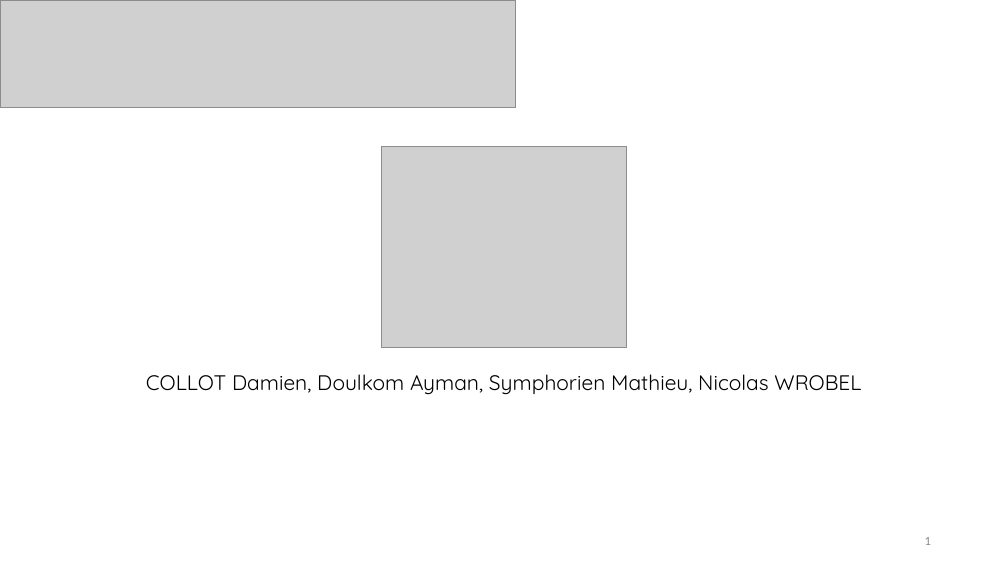
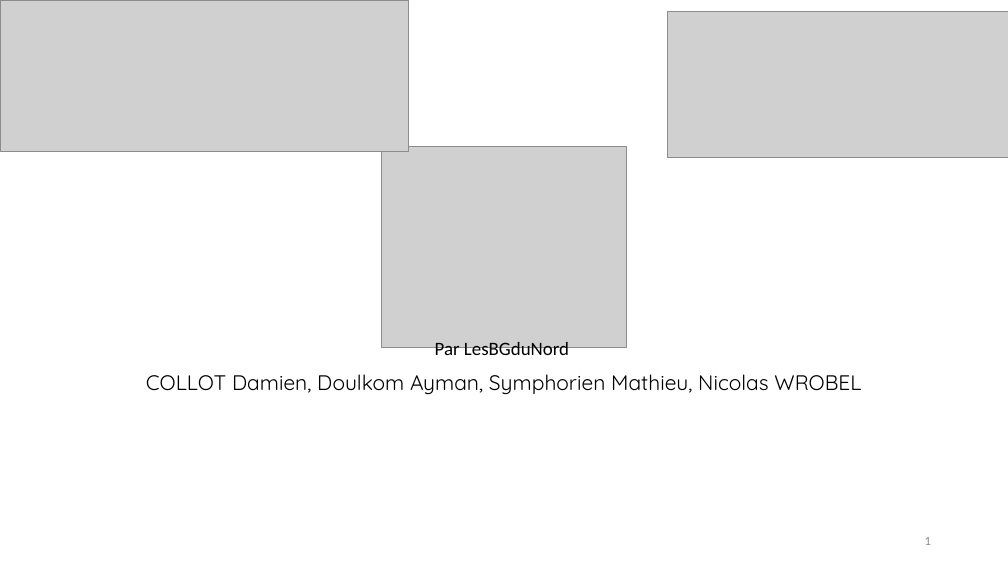
Before and after one commit to Damien-Collot/Repart, a slide deck: slide 1 of Présentation Repart.pptx. Drawn at 1008x567 pixels with LibreOffice and Linux fonts; fonts in the diff are those of the drawing; grey boxes stand for pictures. Boxes give left, top, right and bottom in pixels: in the first picture for what was removed or moved away, otherwise in the second. Text is boxed around its words. In the diff, an @@ line names an element or a change of style, - is before the commit and + after.

```diff
--- a/Présentation Repart.pptx
+++ b/Présentation Repart.pptx
@@ picture: place and size @@
-picture at (0, 0, 516, 107)
+picture at (0, 0, 408, 151)
@@ picture added at (667, 11, 1008, 158) @@
@@ text added at (435, 342, 569, 360), 18 pt, text #000000 @@
+Par LesBGduNord
```
Also in this commit, not shown: 8 other slides changed, 2 slides added, 5 other files.
